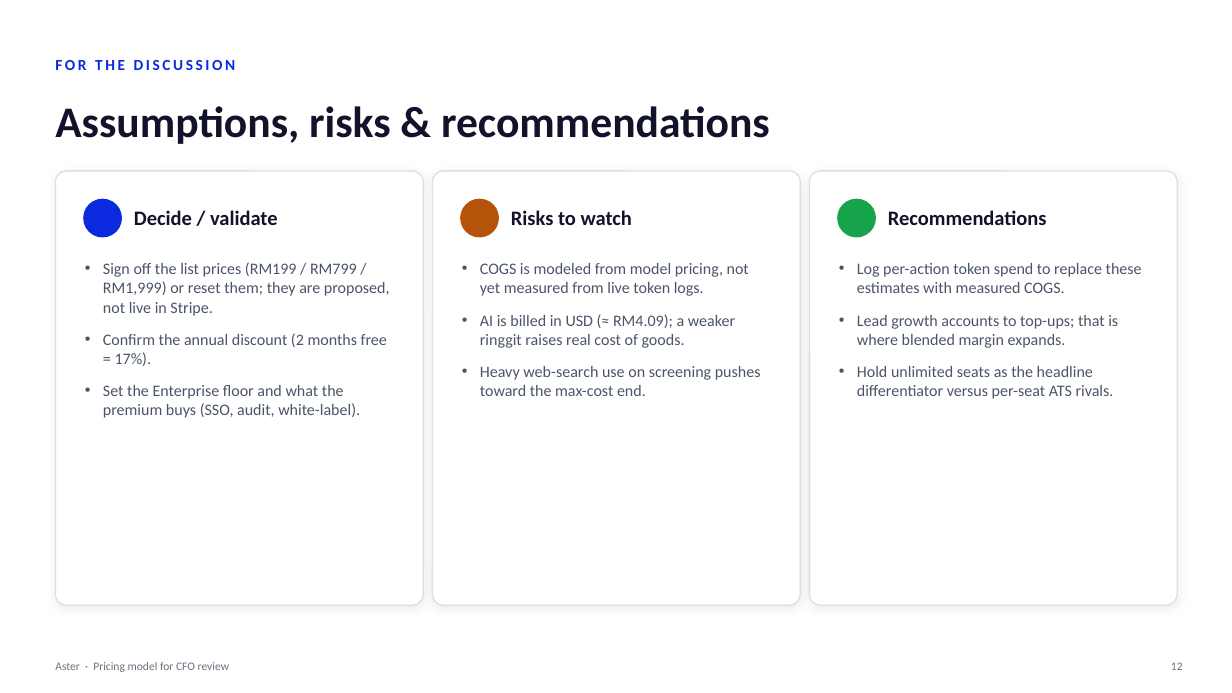
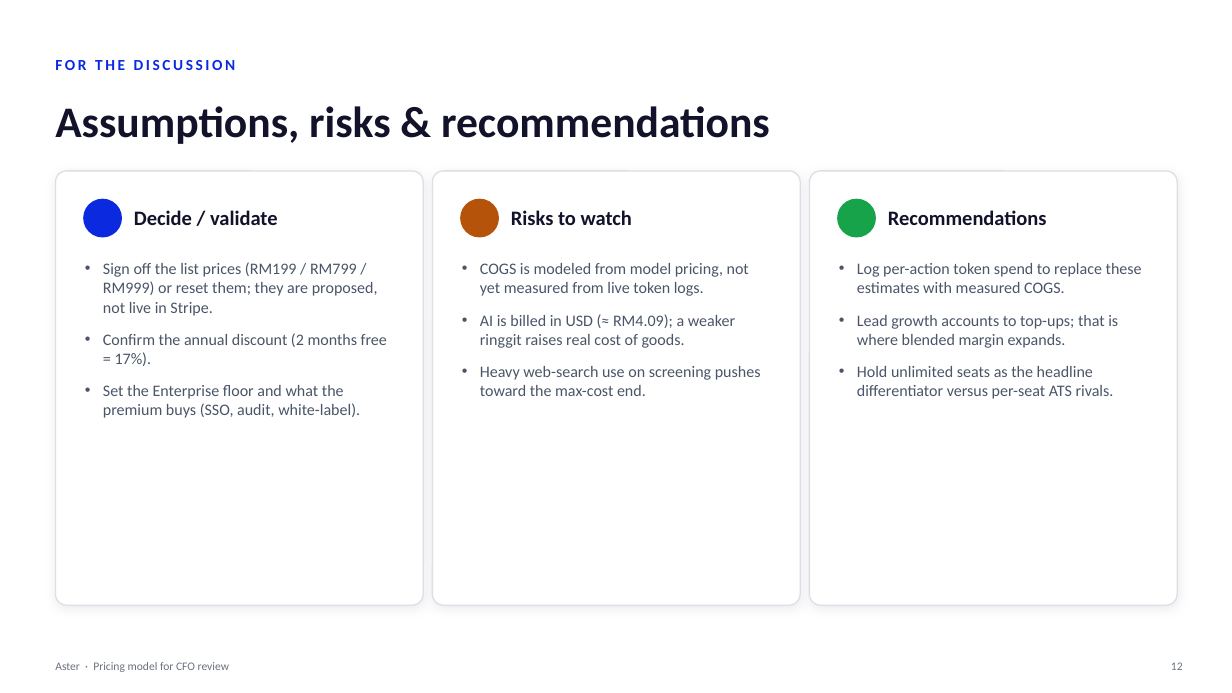
Before and after one commit to shahramly83/aster, a slide deck: slide 12 of docs/aster-pricing-cfo.pptx. Drawn at 1232x693 pixels with LibreOffice and Linux fonts; fonts in the diff are those of the drawing. Boxes give left, top, right and bottom in pixels: in the first picture for what was removed or moved away, otherwise in the second. Text is boxed around its words. In the diff, an @@ line names an element or a change of style, - is before the commit and + after.

```diff
--- a/docs/aster-pricing-cfo.pptx
+++ b/docs/aster-pricing-cfo.pptx
@@ text at (103, 262, 378, 316): text changed @@
-• Sign off the list prices (RM199 / RM799 / RM1,999) or reset them; they are proposed, not live in Stripe.
+• Sign off the list prices (RM199 / RM799 / RM999) or reset them; they are proposed, not live in Stripe.
```
Also in this commit, not shown: 5 other slides changed.
